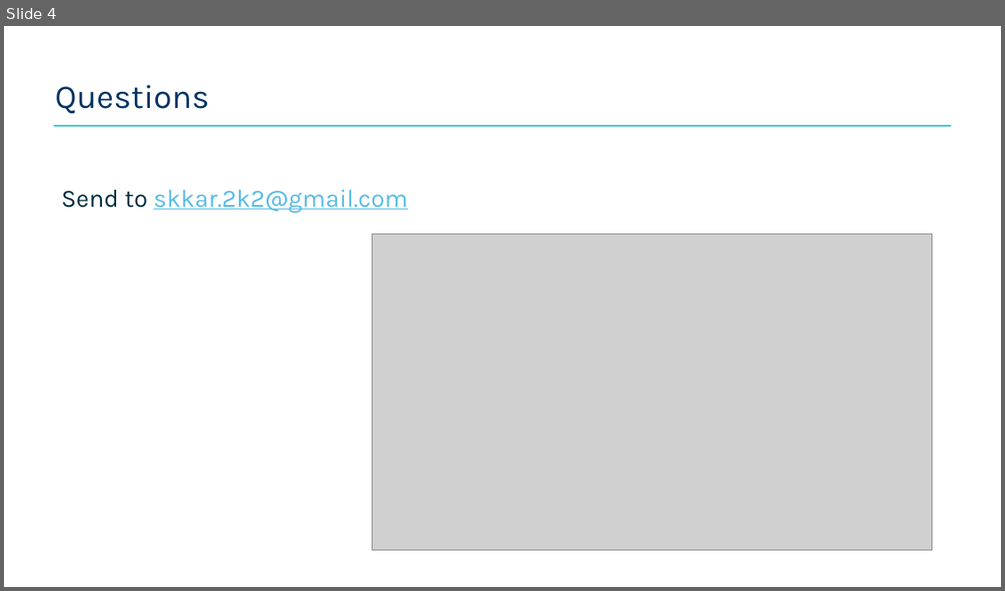
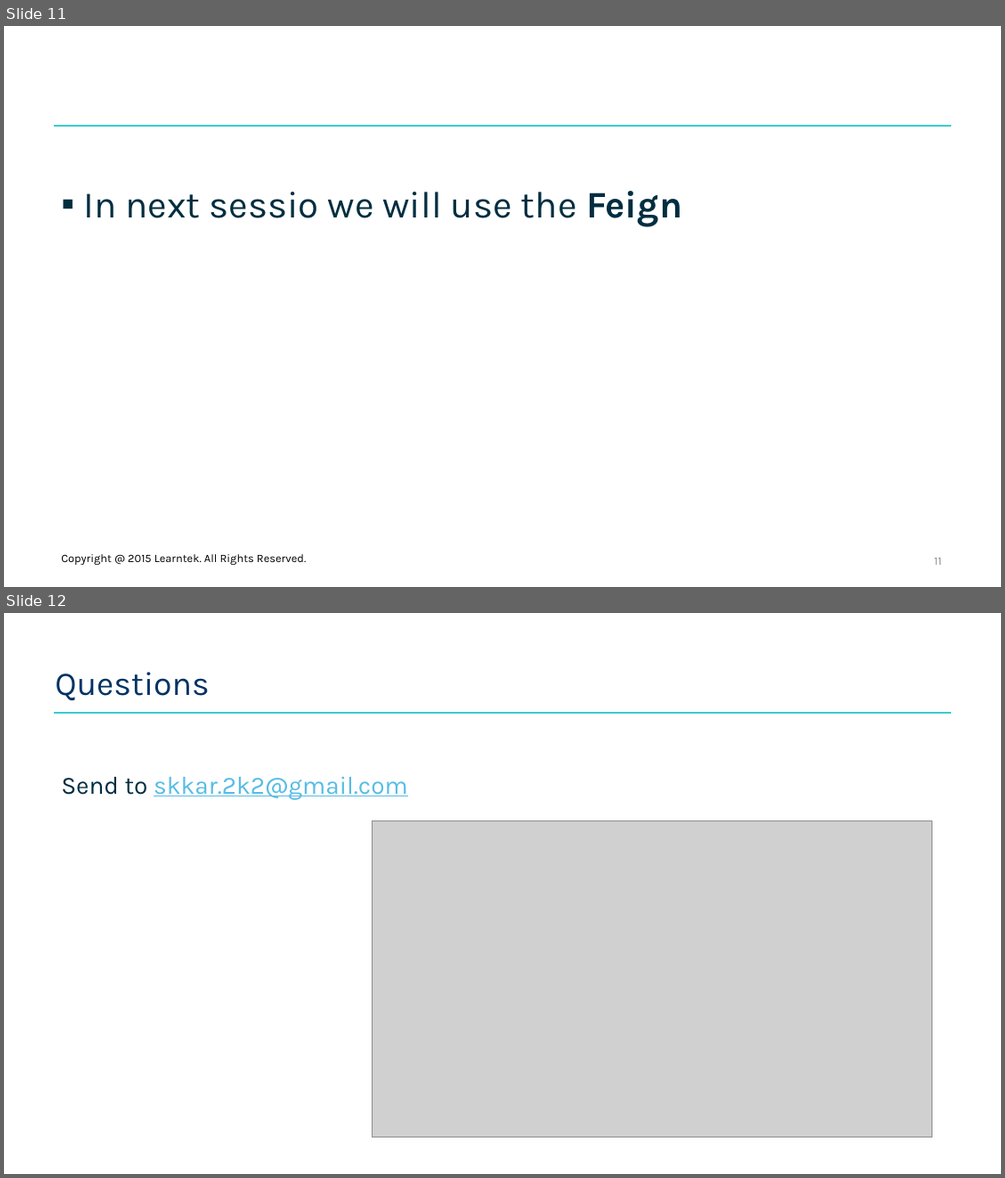
Before and after one commit to santoshkar/Microservice, a slide deck: Presentations/Part-7-Spring Cloud Ribbon.pptx. Shown one above the other, each under a label of ours: slide 4 before the commit, slides 11 and 12 after it. The pictures are 1005x591 and 1005x1178 pixels, drawn with LibreOffice and Linux fonts; fonts in the diff are those of the drawing; grey boxes stand for pictures; background and template pictures are left out. Boxes give left, top, right and bottom in pixels: in the first picture for what was removed or moved away, otherwise in the second. Text is boxed around its words. In the diff, an @@ line names an element or a change of style, - is before the commit and + after.

```diff
--- a/Presentations/Part-7-Spring Cloud Ribbon.pptx
+++ b/Presentations/Part-7-Spring Cloud Ribbon.pptx
@@ slide 11 added at (4,26,1001,587), background #FFFFFF; not listed: 1 template element that a slide beside it also shows @@
@@ text added at (83,191,682,227), 36 pt, text #002D40 @@
+▪ In next sessio we will use the Feign
@@ text added at (61,554,306,564), 11 pt, text #000000 @@
+Copyright @ 2015 Learntek. All Rights Reserved.
@@ page number added at (934,557,941,564), 11 pt, text #8C8C8C @@
+11
@@ what was slide 4 is now slide 12 @@
```
Also in this commit, not shown: 1 slide changed, 7 other slides added, 1 other file.
